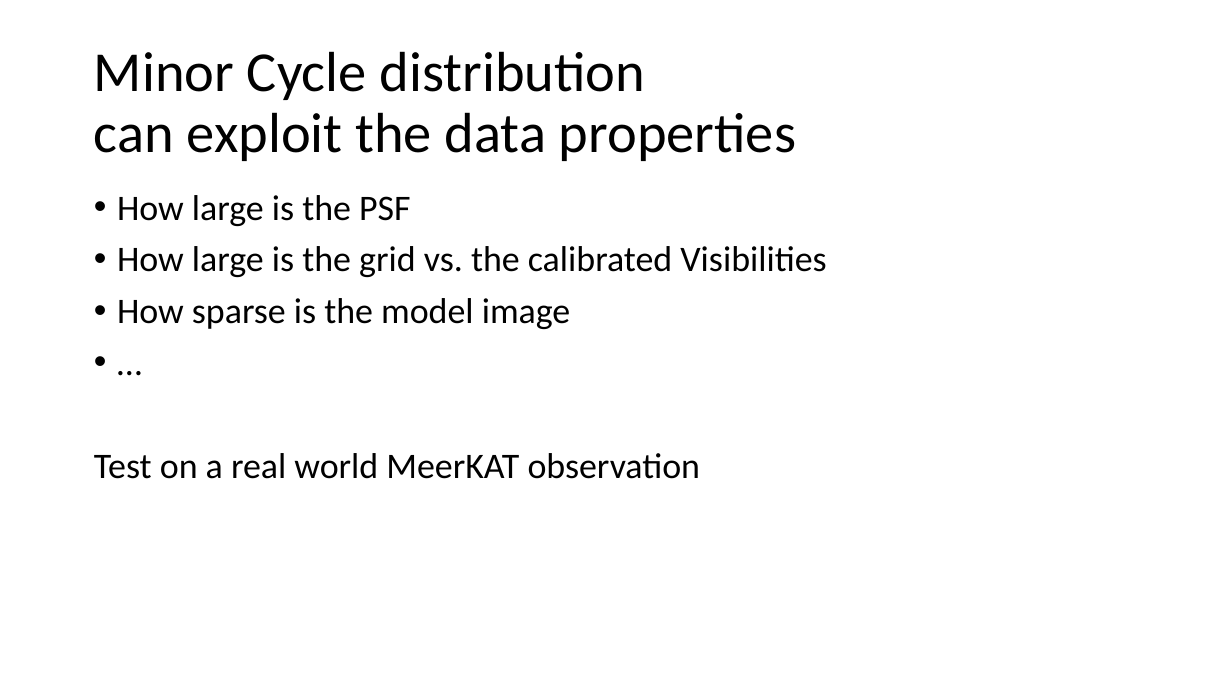
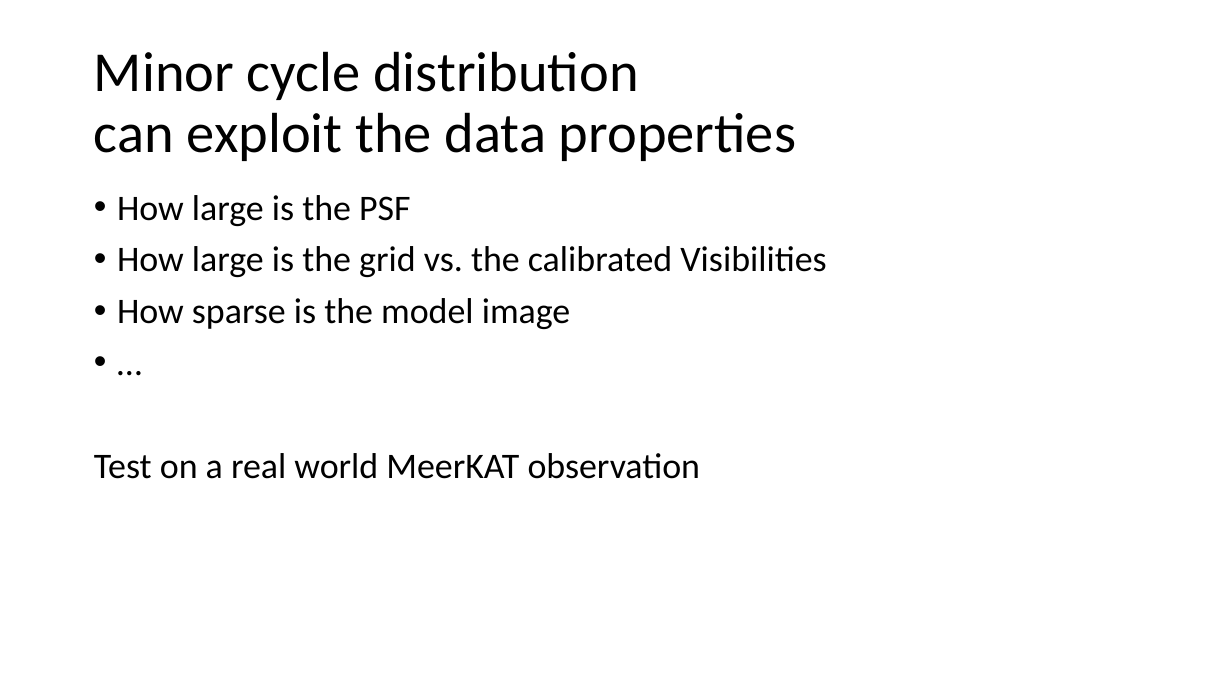
Before and after one commit to lord-blueberry/p9-doc, a slide deck: slide 7 of SKA-Days/Towards Distributed Image Reconstruction.pptx (slide 8 before the commit). Drawn at 1232x693 pixels with LibreOffice and Linux fonts; fonts in the diff are those of the drawing. Boxes give left, top, right and bottom in pixels: in the first picture for what was removed or moved away, otherwise in the second. Text is boxed around its words. In the diff, an @@ line names an element or a change of style, - is before the commit and + after.

Commit message:
rewriting the major/minor cycle explanation

```diff
--- a/SKA-Days/Towards Distributed Image Reconstruction.pptx
+++ b/SKA-Days/Towards Distributed Image Reconstruction.pptx
@@ title at (x1=94, y1=51, x2=796, y2=161): text changed @@
-Minor Cycle distribution
-can exploit the data properties
+Minor cycle distribution
+can exploit the data properties
```
Also in this commit, not shown: 8 other slides changed, 1 slide added, 6 slides removed, 4 other files.
